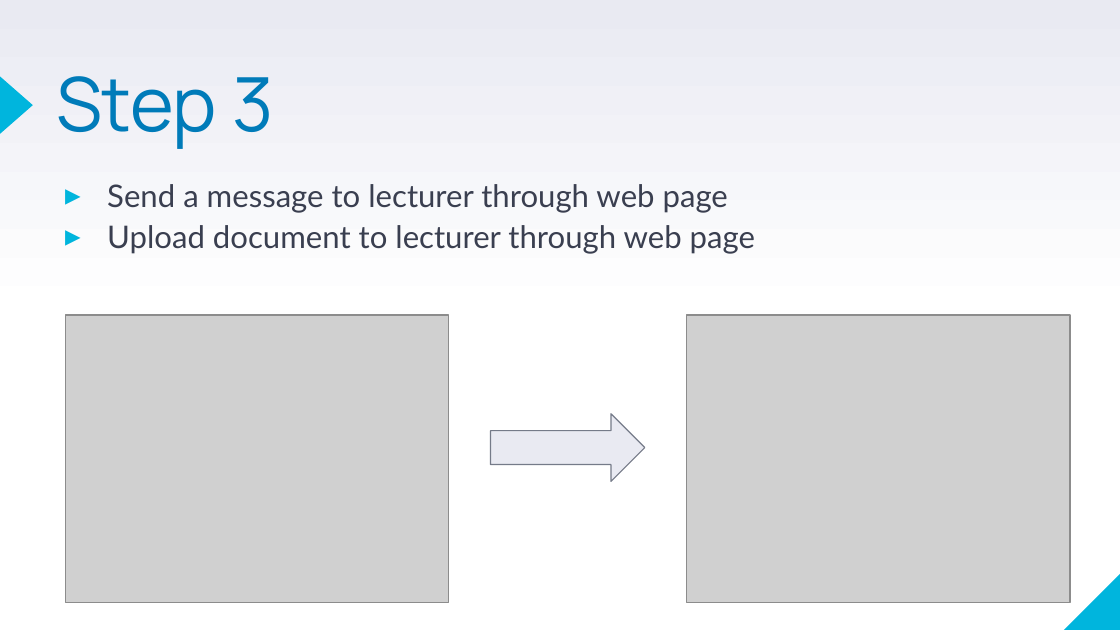
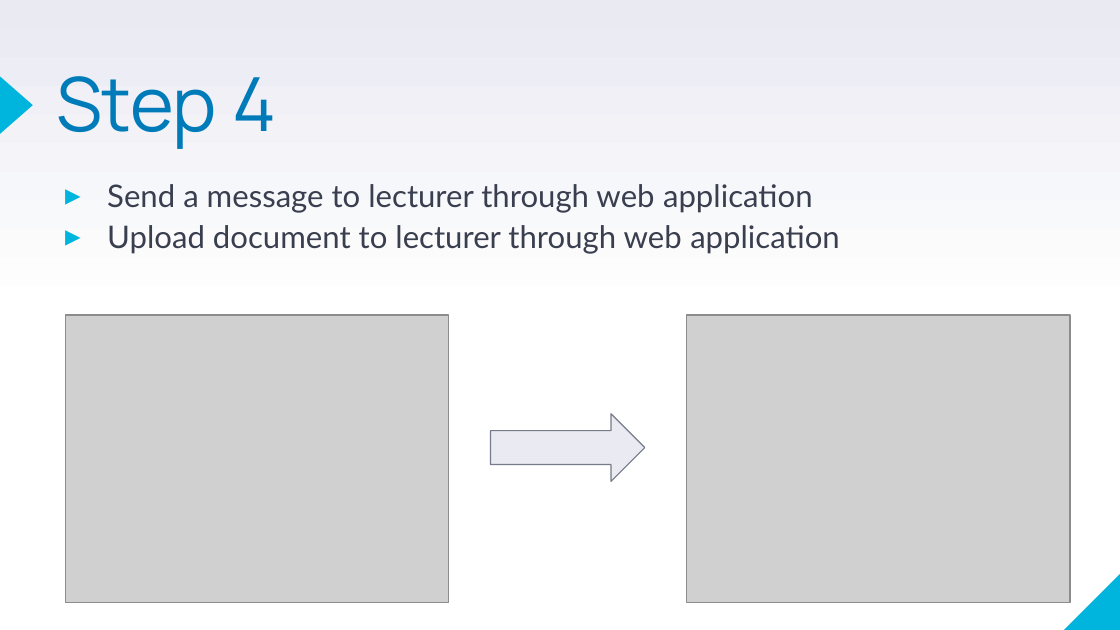
Before and after one commit to NotConfident/FaceRecognitionProject, a slide deck: slide 8 of P1 Project Presentation .pptx (slide 7 before the commit). Drawn at 1120x630 pixels with LibreOffice and Linux fonts; fonts in the diff are those of the drawing; grey boxes stand for pictures. Boxes give left, top, right and bottom in pixels: in the first picture for what was removed or moved away, otherwise in the second. Text is boxed around its words. In the diff, an @@ line names an element or a change of style, - is before the commit and + after.

```diff
--- a/P1 Project Presentation .pptx
+++ b/P1 Project Presentation .pptx
@@ title at [56,76,276,149]: text changed @@
-Step 3
+Step 4
@@ text at [107,184,840,254]: text changed @@
-▸ Send a message to lecturer through web page
-▸ Upload document to lecturer through web page
+▸ Send a message to lecturer through web application
+▸ Upload document to lecturer through web application
```
Also in this commit, not shown: 2 other slides changed.
